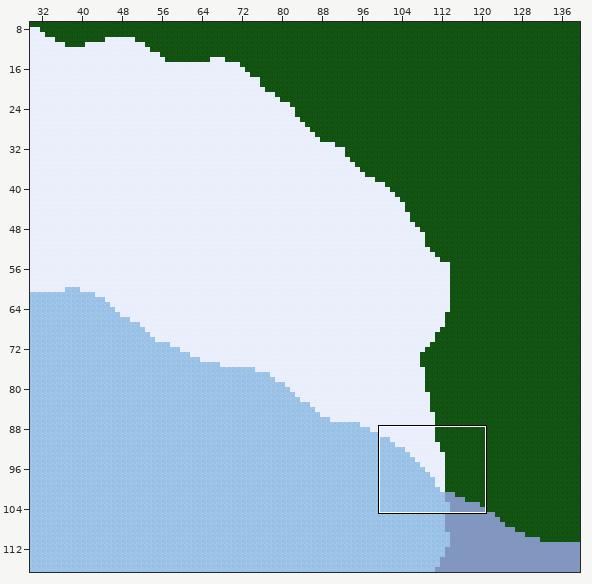
Tiled map -- maps/00-07-09-50-00.tmx. The picture above shows the old version from afar; the outline marks the close-up.
Close-up. Before the commit:
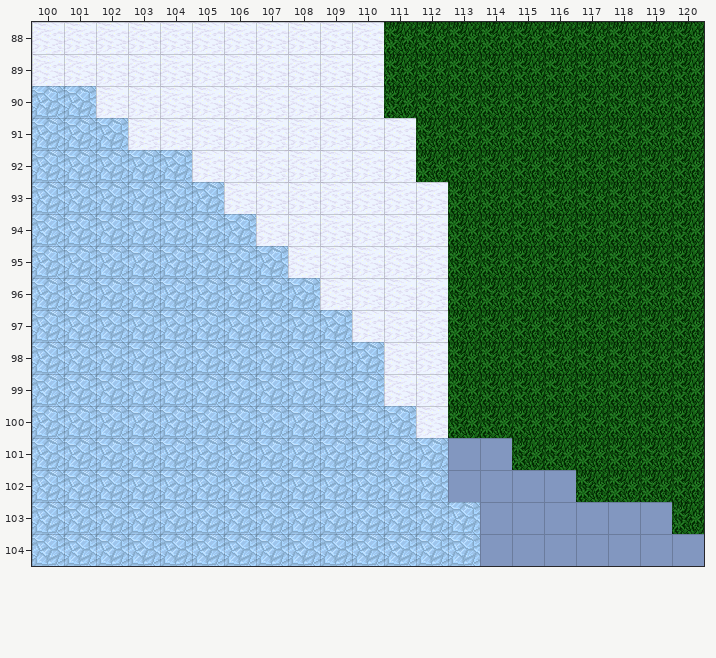
Cells are 32x32 px. Shown: x 100..120, y 88..104. The commit also changed other parts of the map, which this record leaves out. Not drawn, because the pictures are missing: unchanged layer "Collision".
The result:
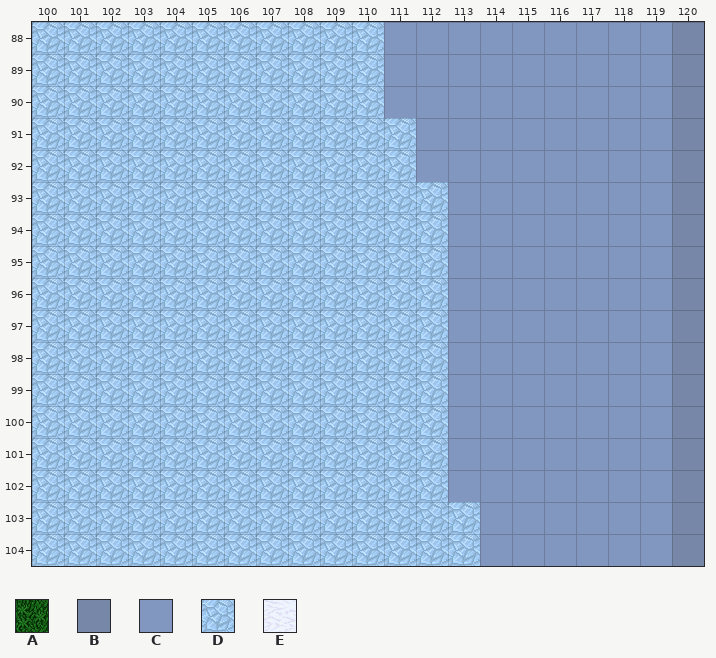
Key: from "cartography_set": A 11, B 16, C 24, D 32, E 33.
_ is an empty cell.
Change:
{"where": "layer \"Ground1\""}
{"y":88,"x":100,"old":"EEEEEEEEEEEAAAAAAAAAA","new":"DDDDDDDDDDDCCCCCCCCCB"}
{"y":89,"x":100,"old":"EEEEEEEEEEEAAAAAAAAAA","new":"DDDDDDDDDDDCCCCCCCCCB"}
{"y":90,"x":102,"old":"EEEEEEEEEAAAAAAAAAA","new":"DDDDDDDDDCCCCCCCCCB"}
{"y":91,"x":103,"old":"EEEEEEEEEAAAAAAAAA","new":"DDDDDDDDDCCCCCCCCB"}
{"y":92,"x":105,"old":"EEEEEEEAAAAAAAAA","new":"DDDDDDDCCCCCCCCB"}
{"y":93,"x":106,"old":"EEEEEEEAAAAAAAA","new":"DDDDDDDCCCCCCCB"}
{"y":94,"x":107,"old":"EEEEEEAAAAAAAA","new":"DDDDDDCCCCCCCB"}
{"y":95,"x":108,"old":"EEEEEAAAAAAAA","new":"DDDDDCCCCCCCB"}
{"y":96,"x":109,"old":"EEEEAAAAAAAA","new":"DDDDCCCCCCCB"}
{"y":97,"x":110,"old":"EEEAAAAAAAA","new":"DDDCCCCCCCB"}
{"y":98,"x":111,"old":"EEAAAAAAAA","new":"DDCCCCCCCB"}
{"y":99,"x":111,"old":"EEAAAAAAAA","new":"DDCCCCCCCB"}
{"y":100,"x":112,"old":"EAAAAAAAA","new":"DCCCCCCCB"}
{"y":101,"x":115,"old":"AAAAAA","new":"CCCCCB"}
{"y":102,"x":117,"old":"AAAA","new":"CCCB"}
{"y":103,"x":120,"old":"A","new":"B"}
{"y":104,"x":120,"old":"C","new":"B"}
{"label":"changed","picture_box":[32,22,704,566]}
